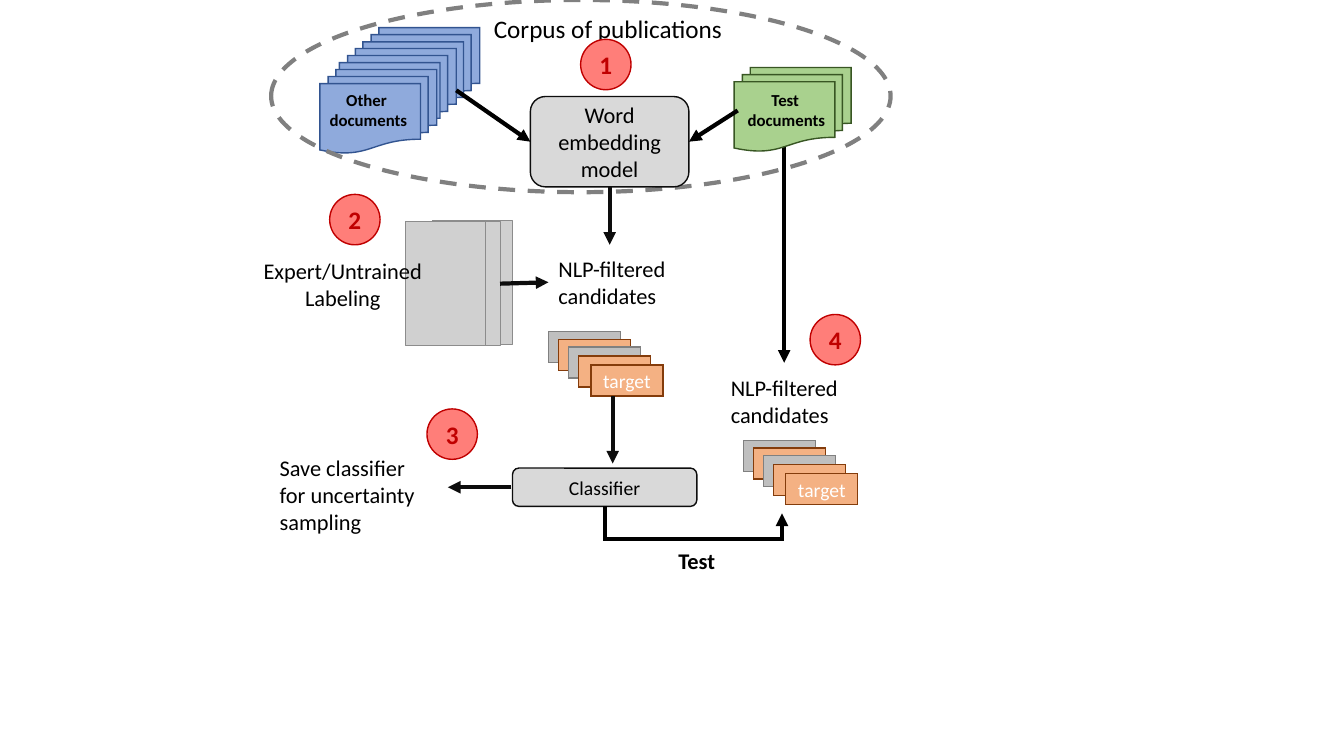
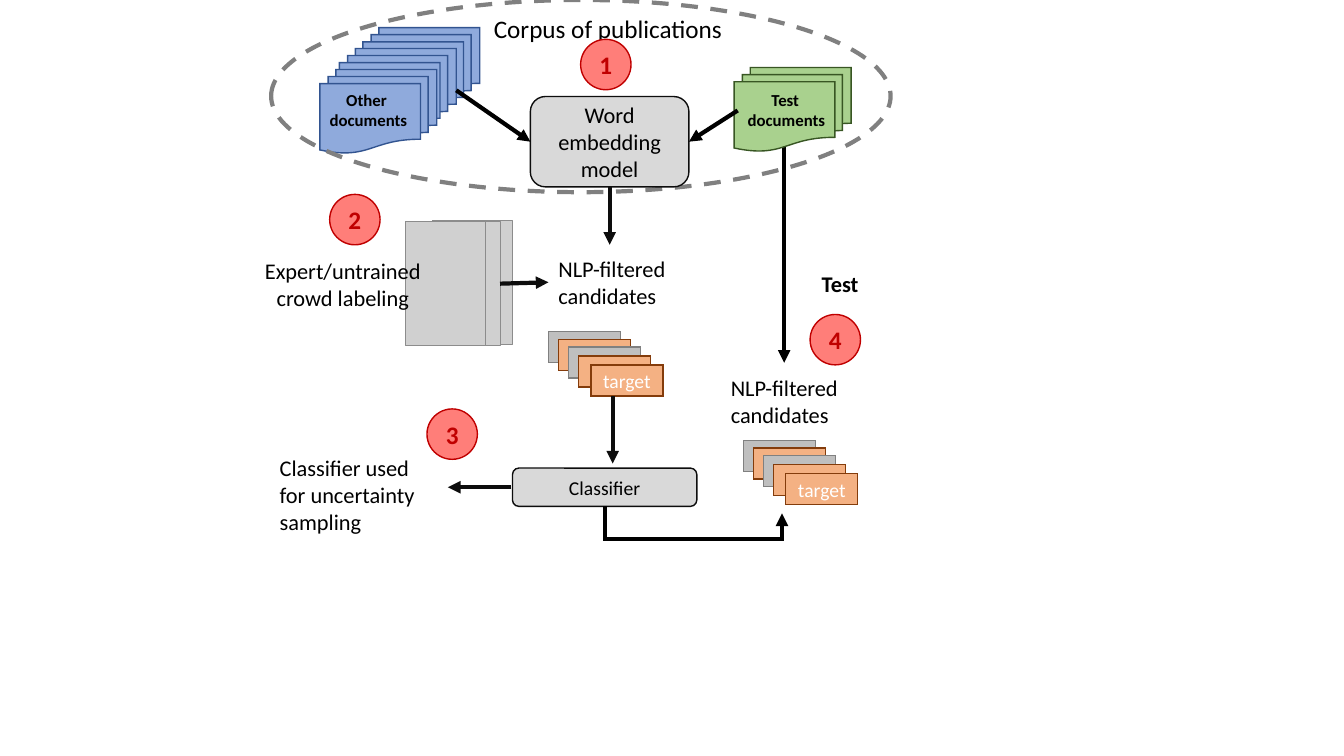
Before and after one commit to rtchoua/activePolyNER, a slide deck: slide 2 of alpolyner.pptx. Drawn at 1344x756 pixels with LibreOffice and Linux fonts; fonts in the diff are those of the drawing; grey boxes stand for pictures. Boxes give left, top, right and bottom in pixels: in the first picture for what was removed or moved away, otherwise in the second. Text is boxed around its words. In the diff, an @@ line names an element or a change of style, - is before the commit and + after.

```diff
--- a/alpolyner.pptx
+++ b/alpolyner.pptx
@@ text at [265, 261, 421, 312]: text changed @@
-Expert/Untrained
-Labeling
+Expert/untrained
+crowd labeling
@@ text "Test": place and size @@
-text "Test" at [678, 554, 715, 569]
+text "Test" at [822, 277, 859, 292]
@@ text at [280, 460, 409, 476]: text changed @@
-Save classifier
+Classifier used
```
Also in this commit, not shown: 1 other slide changed, 1 slide added, 1 other file.
